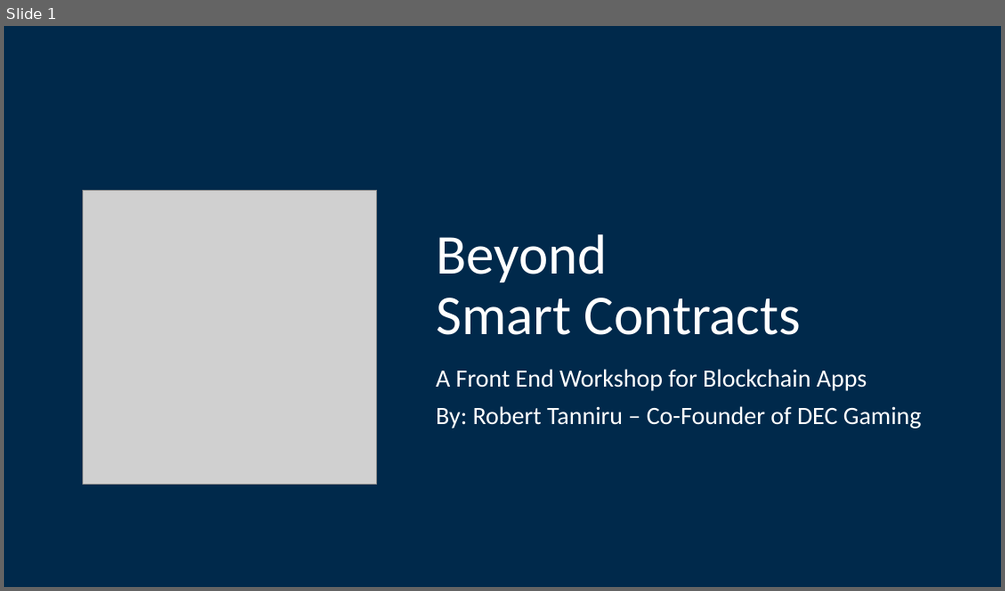
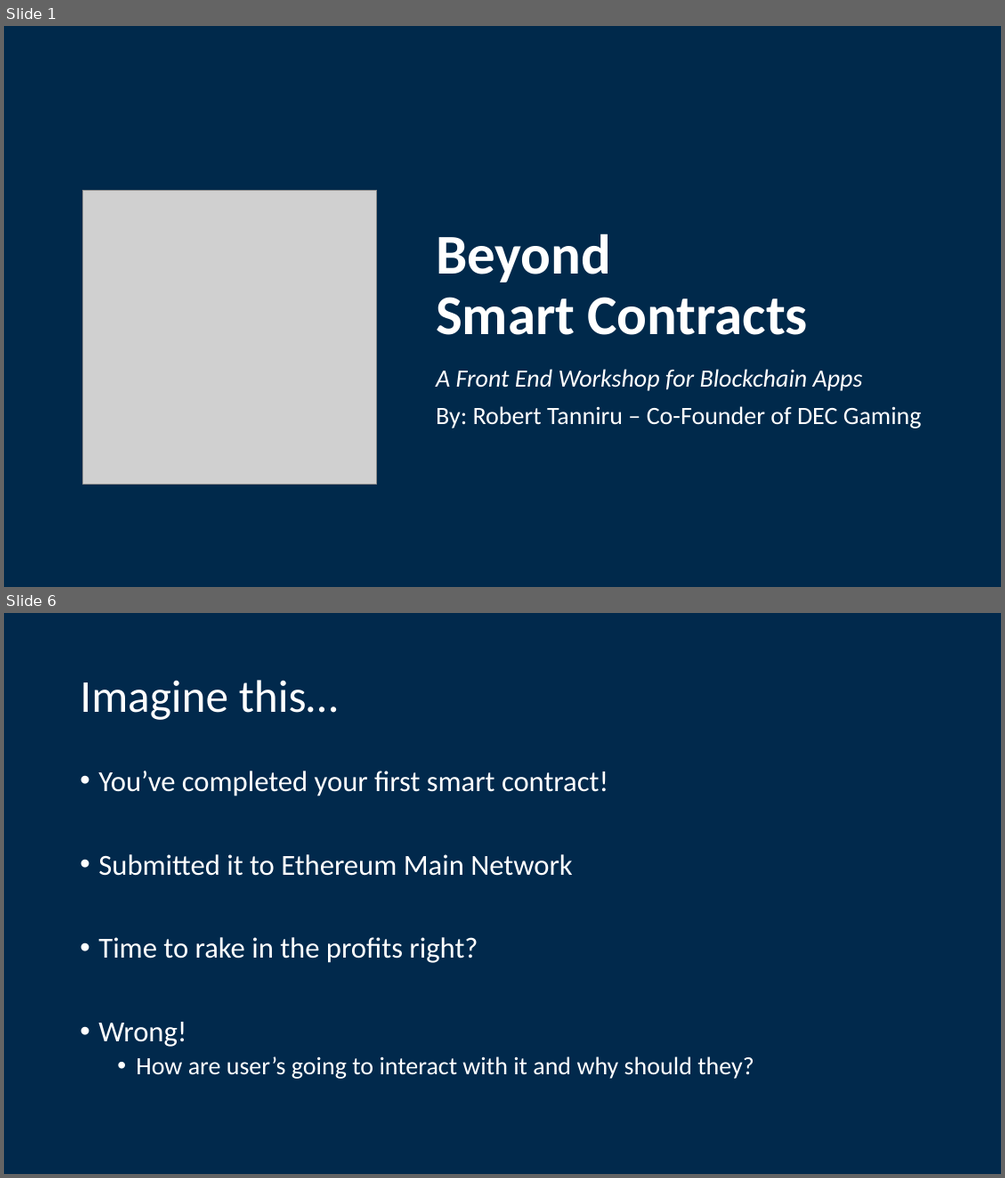
Before and after one commit to Blockchain-at-Michigan/Front-End-Workshop, a slide deck: presentation/Workshop_12_2_18.pptx. Shown one above the other, each under a label of ours: slide 1 before the commit, slides 1 and 6 after it; the slides between them are not shown. The pictures are 1005x591 and 1005x1178 pixels, drawn with LibreOffice and Linux fonts; fonts in the diff are those of the drawing; grey boxes stand for pictures. Boxes give left, top, right and bottom in pixels: in the first picture for what was removed or moved away, otherwise in the second. Text is boxed around its words. In the diff, an @@ line names an element or a change of style, - is before the commit and + after.

```diff
--- a/presentation/Workshop_12_2_18.pptx
+++ b/presentation/Workshop_12_2_18.pptx
@@ slide 6 added at bbox=[4, 613, 1001, 1174], background #01294C @@
@@ title added at bbox=[80, 680, 338, 720], 44 pt, text #FFFFFF @@
+Imagine this…
@@ text added at bbox=[98, 771, 753, 1078], 28 pt, text #FFFFFF @@
+• You’ve completed your first smart contract!
+• Submitted it to Ethereum Main Network
+• Time to rake in the profits right?
+• Wrong!
+  • How are user’s going to interact with it and why should they?
@@ slide 1 changed as well @@
@@ title "Beyond Smart Contracts" at bbox=[436, 233, 808, 335]: bold on @@
@@ subtitle at bbox=[436, 369, 863, 391]: italic on in "A Front End Workshop for Blockchain Apps" @@
```
Also in this commit, not shown: 6 other slides changed, 4 other slides added, 2 slides removed, 2 other files.
